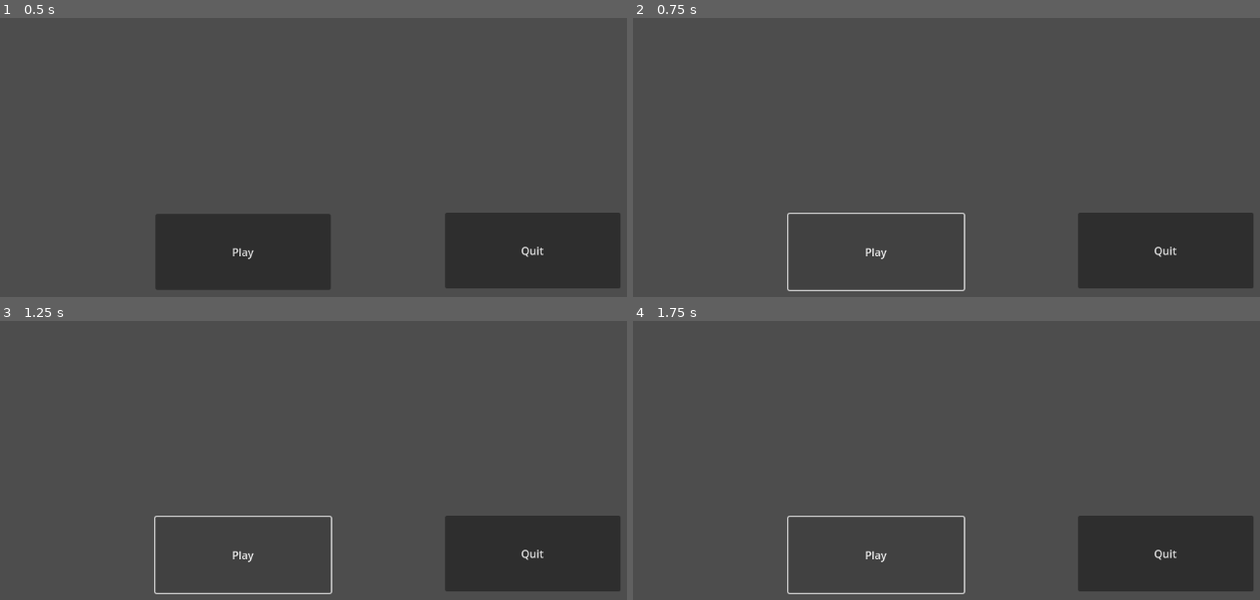
Above: before the commit, frames 1-4 (two rows, left to right).
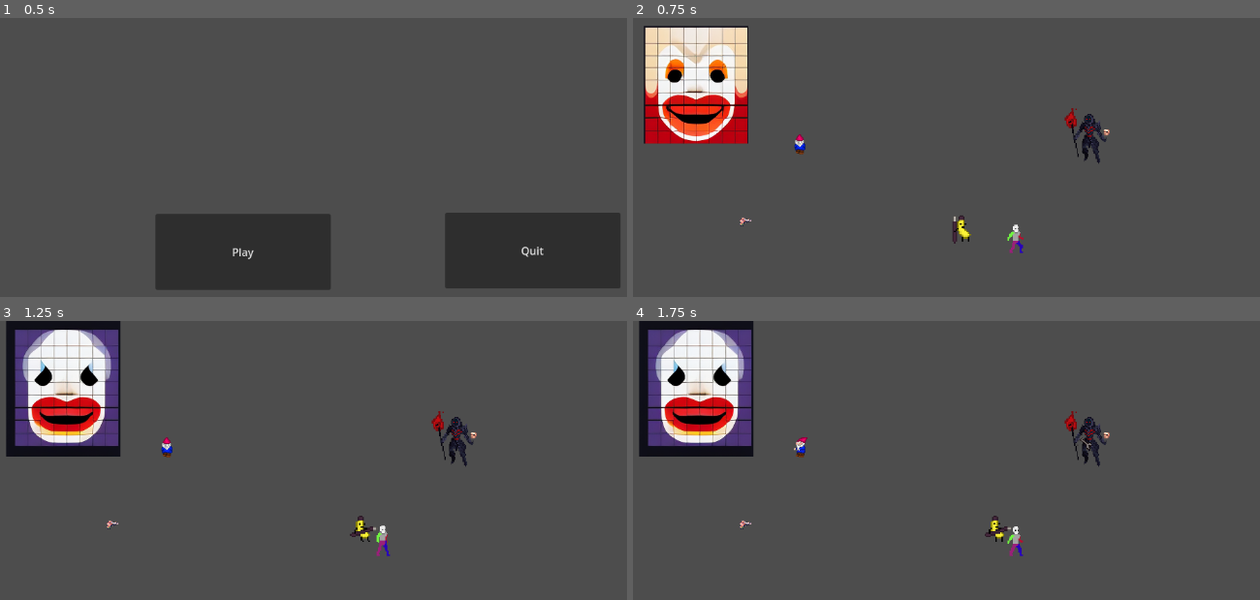
Above: after the commit, the same moments.

Repository: bburciaga/giggle-gauntlet
Game: Godot game, scene res://menus/title/Title.tscn
The game is run twice, just before and just after one commit, with the same random seed, the same clock (stepped at 60 frames per second) and the same inputs.
Inputs (mouse positions are in pixels of both pictures, inside the frame that each line leads up to):
- Up to frame 1 (0.5 s): no input
- Up to frame 2 (0.75 s): click "Play" at 0.5 s
- Up to frame 3 (1.25 s): no input
- Up to frame 4 (1.75 s): click (877, 555) at 1.25 s, where only the run before the commit has a clickable "Play"

Frame 1 is identical in both runs. In frame 2, 16% of the frame differs, in the area x 1-99%, y 2-98%; in frame 3, 18%; in frame 4, 18%, in the area x 0-99%, y 0-98%.

Commit message:
Revert "Add UI"

Diff:
--- a/globals/Game.gd
+++ /dev/null
@@ -1,8 +0,0 @@
-extends Node
-
-enum WeaponState {
-	INACTIVE,
-	WATERGUN,
-	GNOME,
-	BANANA
-}
--- a/project.godot
+++ b/project.godot
@@ -14,10 +14,6 @@
 run/main_scene="res://menus/title/Title.tscn"
 config/features=PackedStringArray("4.2", "Mobile")
 config/icon="res://icon.svg"
-
-[autoload]
-
-Game="*res://globals/Game.gd"
 
 [display]
 
--- a/scenes/gauntlet/Gauntlet.gd
+++ b/scenes/gauntlet/Gauntlet.gd
@@ -1,14 +1,4 @@
 extends Node2D
-class_name Globals
-
-enum WeaponState {
-	INACTIVE,
-  	WATERGUN,
-	GNOME,
-	BANANA
-}
-
-
 
 func _draw():
 	draw_rect(Rect2(0.0, 0.0, 1167.0, 16.0), Color.BLACK)
@@ -16,22 +6,7 @@
 	draw_rect(Rect2(0.0, 0.0, 16.0, 650.0), Color.BLACK)
 	draw_rect(Rect2(1156.0, 0.0, 16.0, 650.0), Color.BLACK)
 
-var adjusted_width = 100.0
-var adjusted_height = 100.0
-
 func _process(delta):
-	$UI/Gnome.visible = false
-	$UI/Watergun.visible = false
-	$UI/Banana.visible = false
-	match $Player.weaponState:
-		Globals.WeaponState.GNOME:
-			$UI/Gnome.visible = true
-		Globals.WeaponState.WATERGUN:
-			$UI/Watergun.visible = true
-		Globals.WeaponState.BANANA:
-			$UI/Banana.visible = true
-			$UI/Banana.play("Default")
-
 	match $Player.health:
 		1:
 			$UI/Health.play("1")
--- a/scenes/gauntlet/Gauntlet.tscn
+++ b/scenes/gauntlet/Gauntlet.tscn
@@ -4,9 +4,7 @@
 [ext_resource type="PackedScene" uid="uid://clhmrsqbyjwkw" path="res://entities/player/Player.tscn" id="2_used6"]
 [ext_resource type="PackedScene" uid="uid://bx5y06krqdgry" path="res://entities/collectibles/Gnome.tscn" id="4_5obuh"]
 [ext_resource type="Texture2D" uid="uid://d4lysg3neevm5" path="res://entities/assets/sprites/player/clownfaces.png" id="5_hvx26"]
-[ext_resource type="Texture2D" uid="uid://dw0ys3ru3auy8" path="res://entities/assets/sprites/collectibles/Banana.png" id="5_wrhwu"]
 [ext_resource type="PackedScene" uid="uid://c1pirnb80jep3" path="res://entities/collectibles/WaterGun.tscn" id="6_37eg7"]
-[ext_resource type="Texture2D" uid="uid://cukguo6pci0mw" path="res://entities/assets/sprites/collectibles/gnome_sword.png" id="6_pqdl4"]
 [ext_resource type="PackedScene" uid="uid://7ti8p8mmd5ak" path="res://entities/collectibles/Banana.tscn" id="7_vke37"]
 [ext_resource type="PackedScene" uid="uid://bxwov4sfh600f" path="res://entities/enemies/Necromancer.tscn" id="8_0bqli"]
 [ext_resource type="PackedScene" uid="uid://dm168nvssdbg2" path="res://entities/enemies/Banana.tscn" id="8_lggd0"]
@@ -92,42 +90,6 @@
 "speed": 5.0
 }]
 
-[sub_resource type="AtlasTexture" id="AtlasTexture_ji7qj"]
-atlas = ExtResource("5_wrhwu")
-region = Rect2(0, 64, 32, 32)
-
-[sub_resource type="AtlasTexture" id="AtlasTexture_aa4uk"]
-atlas = ExtResource("5_wrhwu")
-region = Rect2(32, 64, 32, 32)
-
-[sub_resource type="AtlasTexture" id="AtlasTexture_cfw58"]
-atlas = ExtResource("5_wrhwu")
-region = Rect2(64, 64, 32, 32)
-
-[sub_resource type="AtlasTexture" id="AtlasTexture_3klnq"]
-atlas = ExtResource("5_wrhwu")
-region = Rect2(96, 64, 32, 32)
-
-[sub_resource type="SpriteFrames" id="SpriteFrames_ommxu"]
-animations = [{
-"frames": [{
-"duration": 1.0,
-"texture": SubResource("AtlasTexture_ji7qj")
-}, {
-"duration": 1.0,
-"texture": SubResource("AtlasTexture_aa4uk")
-}, {
-"duration": 1.0,
-"texture": SubResource("AtlasTexture_cfw58")
-}, {
-"duration": 1.0,
-"texture": SubResource("AtlasTexture_3klnq")
-}],
-"loop": true,
-"name": &"Default",
-"speed": 5.0
-}]
-
 [node name="Gauntlet" type="Node2D"]
 script = ExtResource("1_hg5t3")
 
@@ -163,25 +125,6 @@
 frame_progress = 0.71383
 offset = Vector2(100, 100)
 
-[node name="Gnome" type="Sprite2D" parent="UI"]
-visible = false
-position = Vector2(224.5, 55)
-scale = Vector2(1.125, 1.125)
-texture = ExtResource("6_pqdl4")
-
-[node name="Watergun" type="Sprite2D" parent="UI"]
-visible = false
-position = Vector2(226, 55)
-scale = Vector2(0.142, 0.142)
-texture = ExtResource("7_xyort")
-
-[node name="Banana" type="AnimatedSprite2D" parent="UI"]
-visible = false
-position = Vector2(230, 62)
-scale = Vector2(3.5625, 4.08384)
-sprite_frames = SubResource("SpriteFrames_ommxu")
-animation = &"Default"
-
 [node name="WaterGun" parent="." instance=ExtResource("6_37eg7")]
 position = Vector2(237, 285)
 
